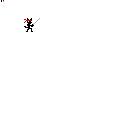
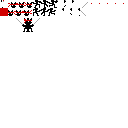
Layers edited between the first and the second 128px x 128px image:
added layer "s_Cat0left" above "p_base" over [16, 18, 31, 32]
showed "base" over [0, 0, 124, 16]
